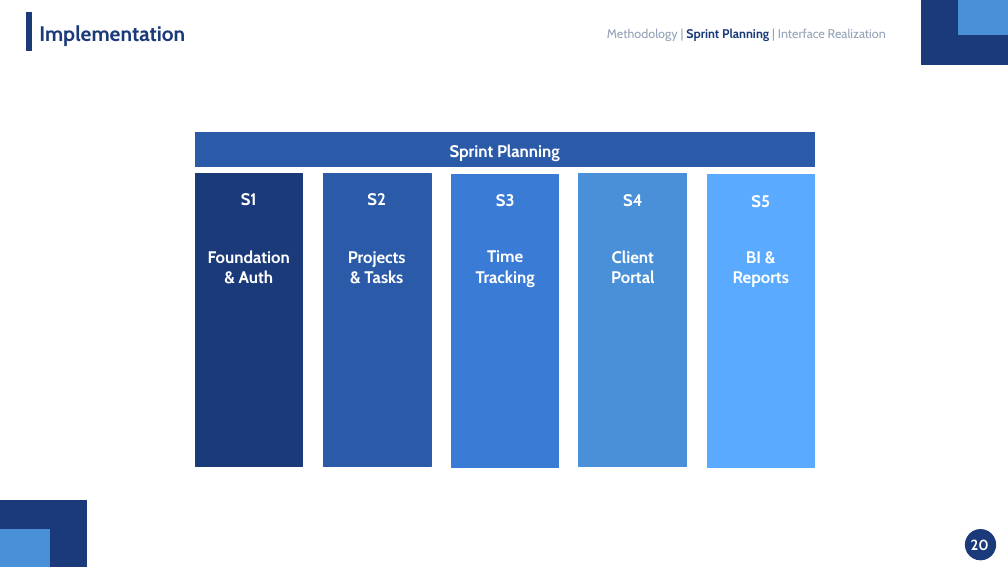
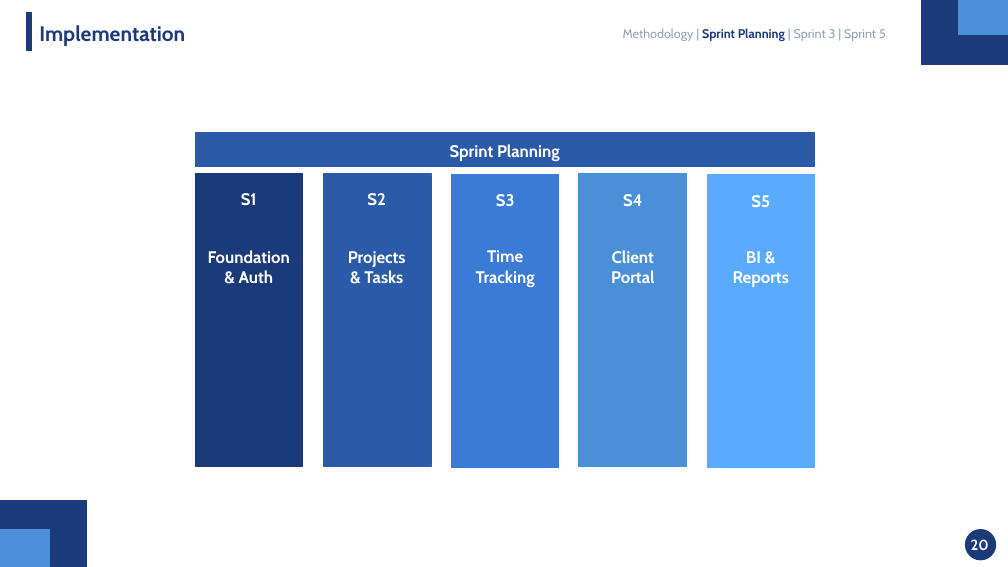
Before and after one commit to mahdi000666/DesignFlow, a slide deck: slide 19 of docs/Presentation.pptx (slide 20 before the commit). Drawn at 1008x567 pixels with LibreOffice and Linux fonts; fonts in the diff are those of the drawing. Boxes give left, top, right and bottom in pixels: in the first picture for what was removed or moved away, otherwise in the second. Text is boxed around its words. In the diff, an @@ line names an element or a change of style, - is before the commit and + after.

```diff
--- a/docs/Presentation.pptx
+++ b/docs/Presentation.pptx
@@ text at box(623, 28, 886, 41): text changed @@
-Methodology | Sprint Planning | Interface Realization
+Methodology | Sprint Planning | Sprint 3 | Sprint 5
```
Also in this commit, not shown: 7 other slides changed, 14 slides added, 1 slide removed.
